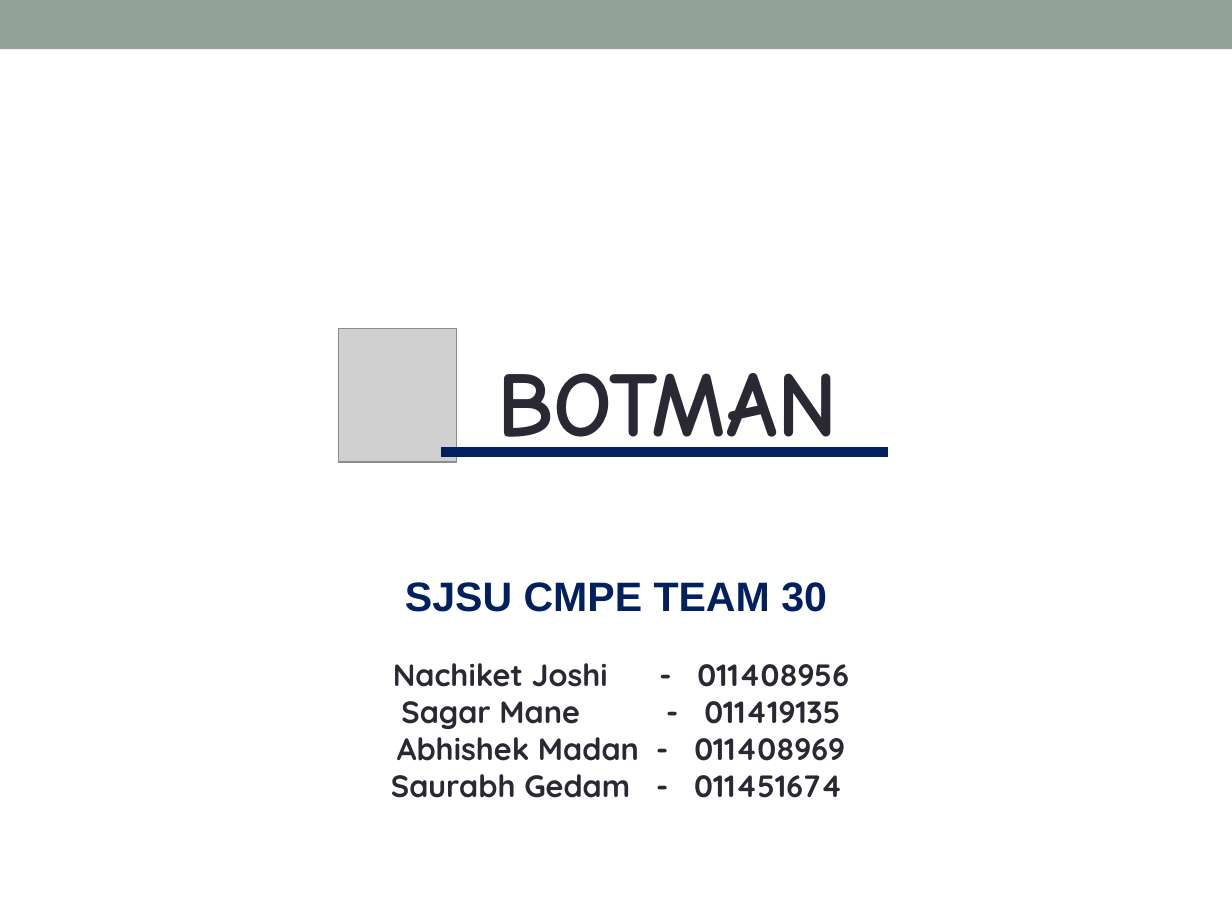
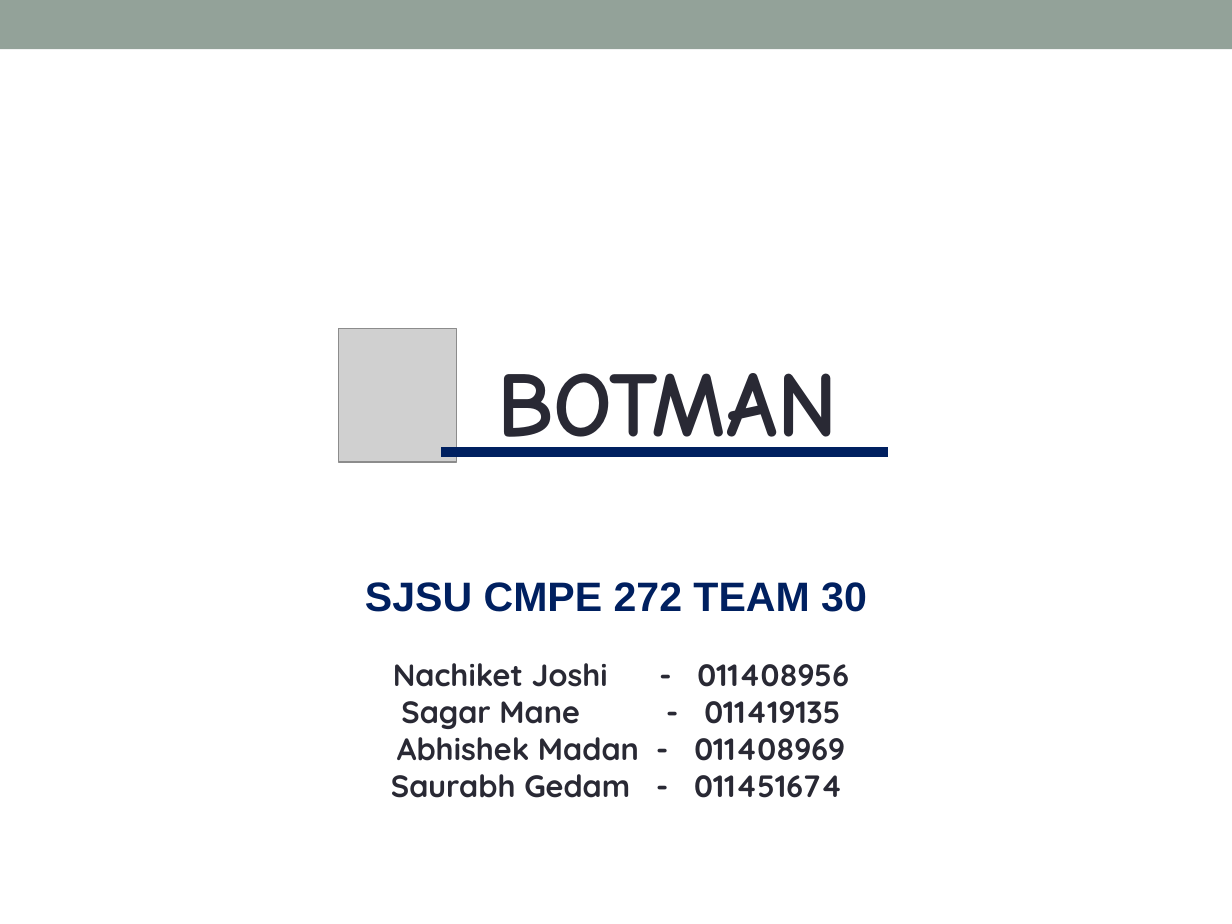
Before and after one commit to SJSU272Lab/Botman, a slide deck: slide 1 of Documents/Presentation.pptx. Drawn at 1232x924 pixels with LibreOffice and Linux fonts; fonts in the diff are those of the drawing; grey boxes stand for pictures; background and template pictures are left out. Boxes give left, top, right and bottom in pixels: in the first picture for what was removed or moved away, otherwise in the second. Text is boxed around its words. In the diff, an @@ line names an element or a change of style, - is before the commit and + after.

```diff
--- a/Documents/Presentation.pptx
+++ b/Documents/Presentation.pptx
@@ text at bbox=[365, 582, 867, 612]: text changed @@
-SJSU CMPE TEAM 30
+SJSU CMPE 272 TEAM 30
```
Also in this commit, not shown: 1 other slide changed, 11 other files.
